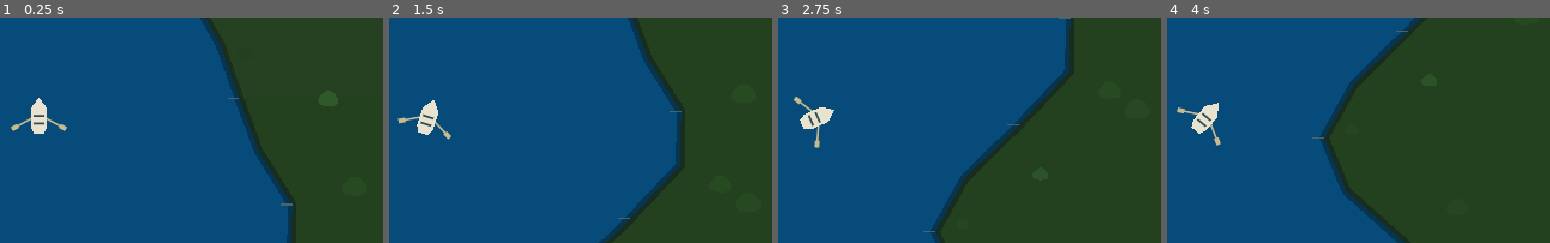
Above: before the commit, frames 1-4 (left to right).
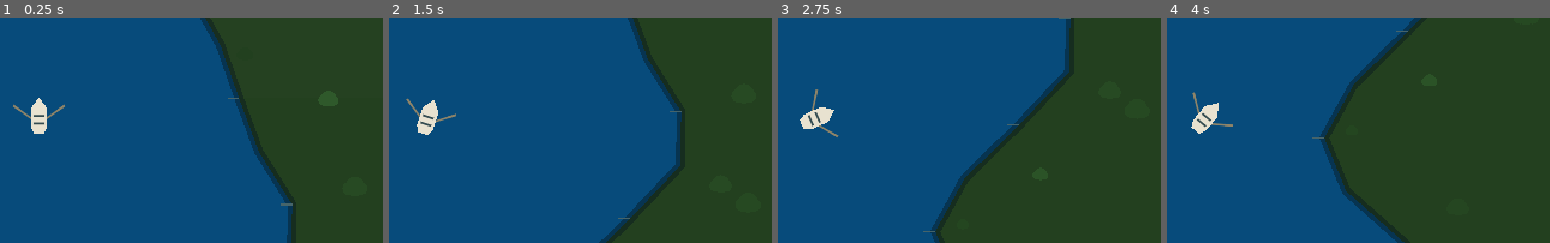
Above: after the commit, the same moments.

Repository: UnderstoodUseYourUsernameHere/break-water
Game: Godot game, scene res://scenes/Main.tscn
Two runs of this game, one before a commit and one after it. Both use one fixed random seed, a clock stepped at 60 frames per second and the inputs below.
Inputs (mouse positions are % of the whole screen's width and height, from its top left):
- Up to frame 1 (0.25 s): no input
- Up to frame 2 (1.5 s): tap Enter at 0.5 s; move the mouse to (74, 45) at 0.52 s; hold D (steer_right) 0.53-1.25 s; hold Right mouse button (aim) 0.53-1.25 s; click (74, 45) at 0.67 s; drag from (30, 55) to (46, 70) at 1.27 s
- Up to frame 3 (2.75 s): move the mouse to (62, 28) at 2.02 s; hold D (steer_right) from 2.03 s (still down); tap E (interact) at 2.1 s
- Up to frame 4 (4 s): release D (steer_right) at 2.75 s; drag from (46, 70) to (20, 35) at 2.77 s; move the mouse to (83, 65) at 3.52 s; hold A (steer_left) from 3.53 s (still down); tap Alt at 3.6 s
The pictures show only the part of the screen within x 46-96%, y 50-100%; the shares and areas given below are measured in that part.

The runs differ from the first frame. In frame 1, 0.3% of the frame differs, in the area x 2-18%, y 38-51%; in frame 2, 0.3%; in frame 3, 0.3%, in the area x 4-16%, y 31-58%; in frame 4, 0.3%.

Commit message:
feat: improved boat rowing animation

Diff:
--- a/scripts/boat.gd
+++ b/scripts/boat.gd
@@ -180,3 +180,16 @@
 
 func apply_turn_multiplier(multiplier: float) -> void:
 	turn_rate = _base_turn_rate * multiplier
+
+func get_stroke_state() -> Stroke:
+	return _stroke
+
+
+func get_stroke_progress() -> float:
+	match _stroke:
+		Stroke.DRIVE:
+			return clampf(1.0 - _stroke_left / maxf(drive_time, 0.001), 0.0, 1.0)
+		Stroke.RECOVER:
+			return clampf(1.0 - _stroke_left / maxf(recovery_time, 0.001), 0.0, 1.0)
+		_:
+			return 1.0
--- a/scripts/oars_visual.gd
+++ b/scripts/oars_visual.gd
@@ -1,38 +1,68 @@
 extends Node2D
 
 const OAR_COLOR := Color("c9b98f")
+const FEATHER_COLOR := Color("#8f8468")
+const SPLASH_COLOR := Color(0.80, 0.92, 0.94, 0.6)
 
 @export var oar_length: float = 26.0
-@export var sweep_angle: float = 1.0
-@export var sweep_time: float = 0.3
+@export var catch_angle: float = -0.62
+@export var finish_angle: float = 0.70
+@export var pivot_offset := Vector2(9.0, 2.0)
 
 var _boat: Boat
-var _phase: float = 1.0
+var _sweep: float = 0.0
+var _in_water: float = 0.0
 var _shipped: float = 0.0
+var _splash: float = 0.0
 
 func _ready() -> void:
 	_boat = get_parent() as Boat
 	assert(_boat != null, "Oars must be a direct child of Boat.")
+	_sweep = catch_angle
 	_boat.stroked.connect(_on_stroked)
 
+func _on_stroked(_perfect: bool) -> void:
+	_splash = 1.0
+
 func _process(delta: float) -> void:
-	_phase = minf(1.0, _phase + delta / sweep_time)
+	var progress := _boat.get_stroke_progress()
+
+	match _boat.get_stroke_state():
+		Boat.Stroke.DRIVE:
+			_sweep = lerpf(catch_angle, finish_angle, ease(progress, 0.65))
+			_in_water = move_toward(_in_water, 1.0, delta * 16.0)
+
+		Boat.Stroke.RECOVER:
+			_sweep = lerpf(finish_angle, catch_angle, ease(progress, 2.1))
+			_in_water= move_toward(_in_water, 0.0, delta * 9.0)
+		_:
+			_sweep = move_toward(_sweep, catch_angle, delta * 5.0)
+			_in_water = move_toward(_in_water, 0.0, delta * 9.0)
+
 	var ship_goal := 1.0 if (_boat.is_aiming or _boat.is_sunk) else 0.0
 	_shipped = move_toward(_shipped, ship_goal, delta * 6.0)
+	_splash = maxf(0.0, _splash - delta * 3.6)
+
 	queue_redraw()
 
-func _on_stroked(_perfect: bool) -> void:
-	_phase = 0.0
-
 func _draw() -> void:
-	var sweep := lerpf(-sweep_angle * 0.5, sweep_angle * 0.5, ease(_phase, 0.6))
-
 	for side in [-1.0, 1.0]:
-		var pivot := Vector2(9.0 * side, 2.0)
-		var out_dir := Vector2(side, 0.0).rotated(sweep * side)
-		var shipped_dir := Vector2(0.25 * side, 1.0).normalized()
+		var pivot := Vector2(pivot_offset.x * side, pivot_offset.y)
+		var out_dir := Vector2(side, 0.0).rotated(_sweep * side)
+		var shipped_dir := Vector2(0.22 * side, 1.0).normalized()
 		var dir := out_dir.lerp(shipped_dir, _shipped).normalized()
 
 		var tip := pivot + dir * oar_length
-		draw_line(pivot, tip, OAR_COLOR, 2.0, true)
-		draw_line(tip - dir * 7.0, tip, OAR_COLOR, 5.0, true)
+		var shaft_color := FEATHER_COLOR.lerp(OAR_COLOR, _in_water)
+		draw_line(pivot, tip, shaft_color, 2.0, true)
+
+		var blade_width := lerpf(2.2, 5.5, _in_water) * (1.0 - _shipped * 0.55)
+		draw_line(tip - dir * 8.0, tip, shaft_color, blade_width, true)
+
+		if _splash > 0.01 and _in_water > 0.35 and _shipped < 0.5:
+			var alpha := SPLASH_COLOR.a * _splash
+			draw_circle(
+				tip,
+				5.5 * _splash,
+				Color(SPLASH_COLOR.r, SPLASH_COLOR.g, SPLASH_COLOR.b, alpha)
+			)
